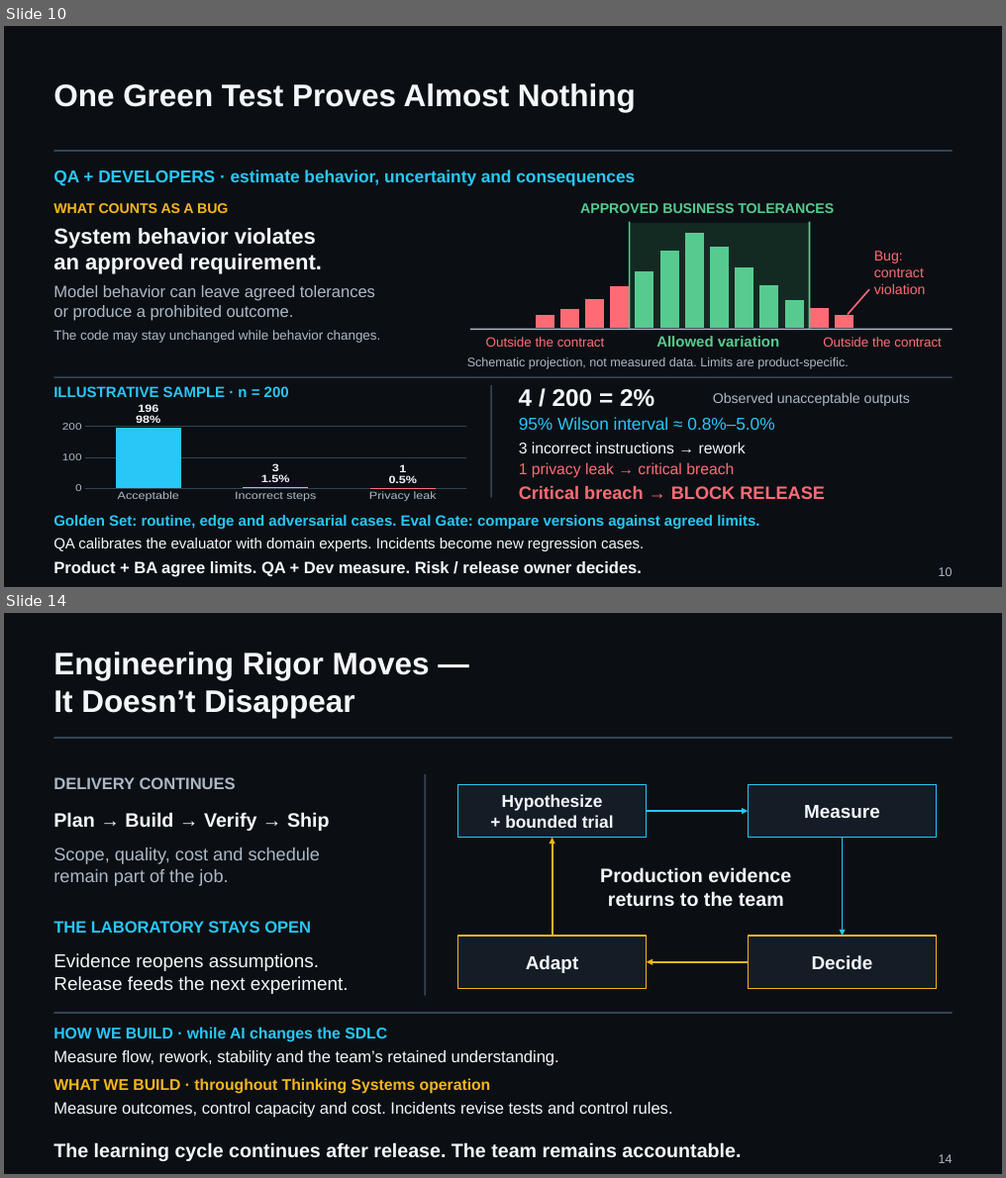
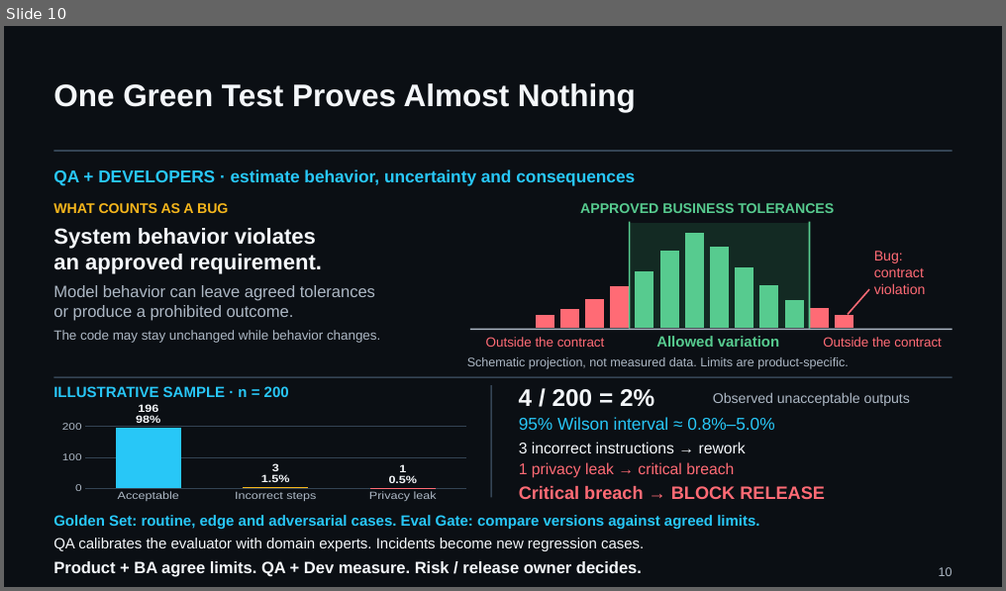
Before and after one commit to UncertaintyArchitectureGroup/uncertainty-architecture, a slide deck: assets/presentations/pmday-2026/ai-changes-both-sides.pptx. Shown one above the other, each under a label of ours: slides 10 and 14 before the commit, slide 10 after it; the slides between them are not shown. The pictures are 1006x1178 and 1006x591 pixels, drawn with LibreOffice and Linux fonts; fonts in the diff are those of the drawing. Boxes give left, top, right and bottom in pixels: in the first picture for what was removed or moved away, otherwise in the second. Text is boxed around its words. In the diff, an @@ line names an element or a change of style, - is before the commit and + after.

Commit message:
Clarify PMDay delivery contracts, team operating model and closing resources

```diff
--- a/assets/presentations/pmday-2026/ai-changes-both-sides.pptx
+++ b/assets/presentations/pmday-2026/ai-changes-both-sides.pptx
@@ slide 14 removed at bbox=[4, 613, 1002, 1174], background #0B0F14 @@
@@ text removed at bbox=[54, 652, 430, 718] @@
-Engineering Rigor Moves —
-It Doesn’t Disappear
@@ line removed from (54, 738) to (952, 738) @@
@@ text removed at bbox=[54, 777, 236, 789] @@
-DELIVERY CONTINUES
@@ line removed from (425, 774) to (425, 995) @@
@@ rectangle removed at bbox=[457, 784, 647, 838] @@
@@ rectangle removed at bbox=[748, 784, 937, 838] @@
@@ text removed at bbox=[54, 812, 330, 831] @@
-Plan → Build → Verify → Ship
@@ text removed at bbox=[502, 794, 614, 828] @@
-Hypothesize
-+ bounded trial
@@ arrow removed from (647, 811) to (748, 811) @@
@@ text removed at bbox=[804, 805, 880, 818] @@
-Measure
@@ text removed at bbox=[54, 848, 321, 886] @@
-Scope, quality, cost and schedule
-remain part of the job.
@@ arrow removed from (552, 936) to (552, 838) @@
@@ arrow removed from (843, 838) to (843, 936) @@
@@ text removed at bbox=[600, 867, 791, 907] @@
-Production evidence
-returns to the team
@@ text removed at bbox=[54, 921, 311, 933] @@
-THE LABORATORY STAYS OPEN
@@ rectangle removed at bbox=[457, 936, 647, 989] @@
@@ rectangle removed at bbox=[748, 936, 937, 989] @@
@@ text removed at bbox=[54, 954, 349, 994] @@
-Evidence reopens assumptions.
-Release feeds the next experiment.
@@ text removed at bbox=[526, 956, 578, 973] @@
-Adapt
@@ arrow removed from (748, 962) to (647, 962) @@
@@ text removed at bbox=[812, 956, 873, 969] @@
-Decide
@@ text removed at bbox=[54, 1027, 387, 1043] @@
-HOW WE BUILD · while AI changes the SDLC
@@ line removed from (54, 1013) to (952, 1013) @@
@@ text removed at bbox=[54, 1051, 559, 1066] @@
-Measure flow, rework, stability and the team’s retained understanding.
@@ text removed at bbox=[54, 1078, 491, 1094] @@
-WHAT WE BUILD · throughout Thinking Systems operation
@@ text removed at bbox=[54, 1102, 672, 1118] @@
-Measure outcomes, control capacity and cost. Incidents revise tests and control rules.
@@ text removed at bbox=[54, 1143, 741, 1161] @@
-The learning cycle continues after release. The team remains accountable.
@@ text removed at bbox=[939, 1155, 952, 1163] @@
-14
```
Also in this commit, not shown: 2 slides changed, 4 slides added, 2 other slides removed, 17 other files.
